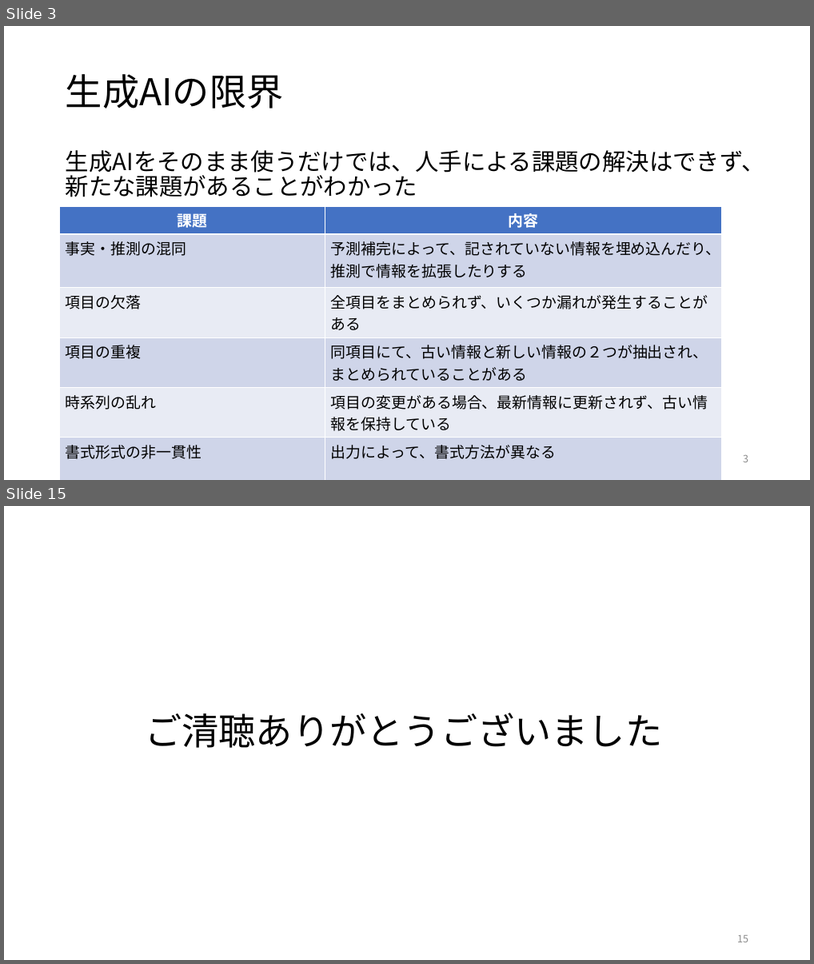
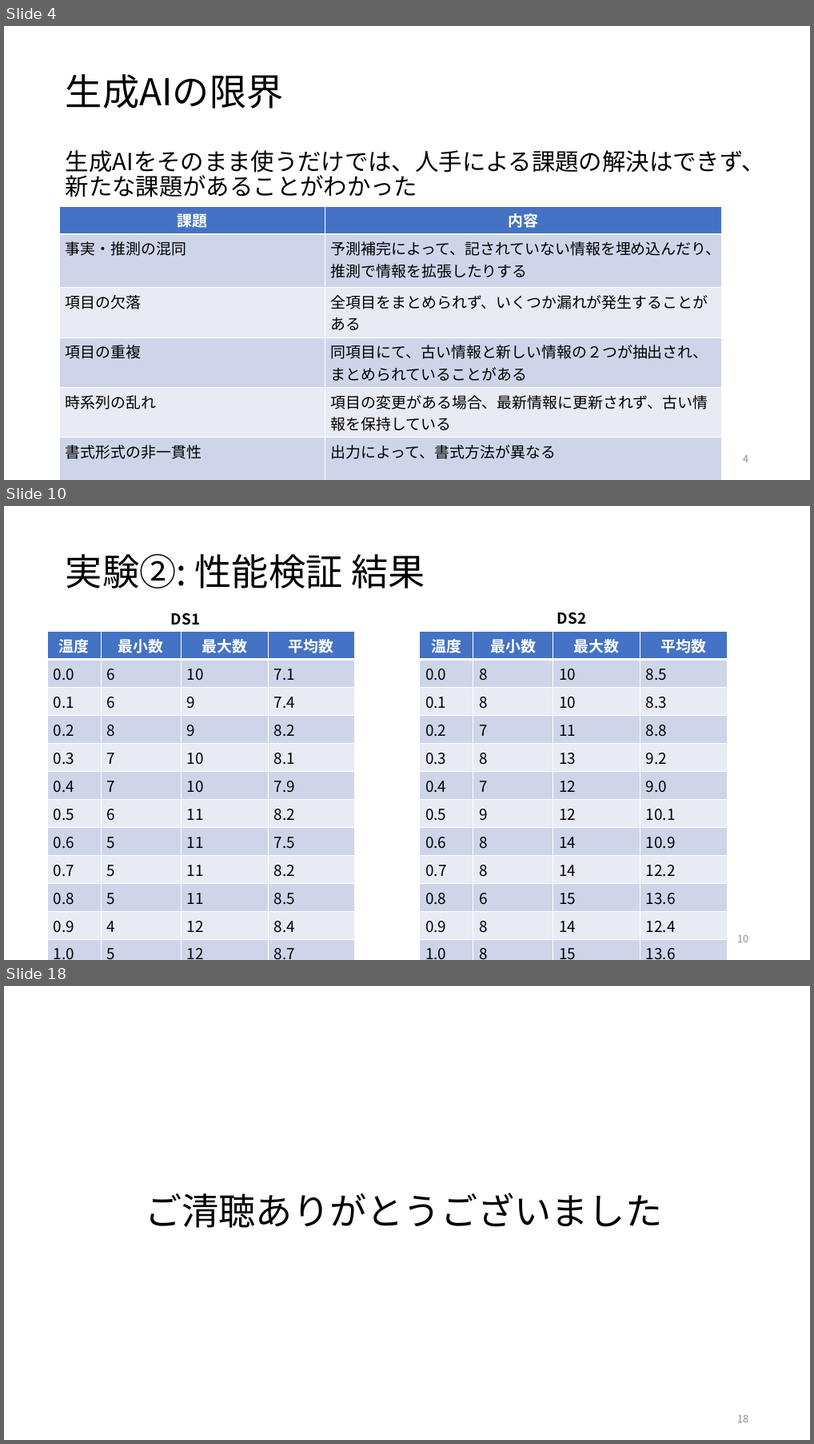
Before and after one commit to RyutoIida/edu, a slide deck: paper/卒論.pptx. Shown one above the other, each under a label of ours: slides 3 and 15 before the commit, slides 4, 10 and 18 after it; the slides between them are not shown. The pictures are 814x964 and 814x1444 pixels, drawn with LibreOffice and Linux fonts; fonts in the diff are those of the drawing. Boxes give left, top, right and bottom in pixels: in the first picture for what was removed or moved away, otherwise in the second. Text is boxed around its words. In the diff, an @@ line names an element or a change of style, - is before the commit and + after.

```diff
--- a/paper/卒論.pptx
+++ b/paper/卒論.pptx
@@ slide 10 added at (x1=4, y1=506, x2=810, y2=960), background #FFFFFF @@
@@ title added at (x1=66, y1=554, x2=425, y2=588), 44 pt, text #000000 @@
+実験②: 性能検証 結果
@@ text added at (x1=171, y1=612, x2=200, y2=625), 18 pt, text #000000, bold @@
+DS1
@@ text added at (x1=558, y1=612, x2=586, y2=624), 18 pt, text #000000, bold @@
+DS2
@@ table added at (x1=47, y1=632, x2=355, y2=960), 12 rows, 4 columns @@
+温度 | 最小数 | 最大数 | 平均数
+0.0 | 6 | 10 | 7.1
+0.1 | 6 | 9 | 7.4
+0.2 | 8 | 9 | 8.2
+0.3 | 7 | 10 | 8.1
+0.4 | 7 | 10 | 7.9
+0.5 | 6 | 11 | 8.2
+0.6 | 5 | 11 | 7.5
+0.7 | 5 | 11 | 8.2
+0.8 | 5 | 11 | 8.5
+0.9 | 4 | 12 | 8.4
+1.0 | 5 | 12 | 8.7
@@ table added at (x1=420, y1=632, x2=727, y2=960), 12 rows, 4 columns @@
+温度 | 最小数 | 最大数 | 平均数
+0.0 | 8 | 10 | 8.5
+0.1 | 8 | 10 | 8.3
+0.2 | 7 | 11 | 8.8
+0.3 | 8 | 13 | 9.2
+0.4 | 7 | 12 | 9.0
+0.5 | 9 | 12 | 10.1
+0.6 | 8 | 14 | 10.9
+0.7 | 8 | 14 | 12.2
+0.8 | 6 | 15 | 13.6
+0.9 | 8 | 14 | 12.4
+1.0 | 8 | 15 | 13.6
@@ page number added at (x1=738, y1=935, x2=749, y2=942), 12 pt, text #8C8C8C @@
+10
@@ what was slide 3 is now slide 4 @@
@@ page number at (x1=743, y1=455, x2=749, y2=462): text changed @@
-3
+4
@@ what was slide 15 is now slide 18 @@
@@ page number at (x1=738, y1=1415, x2=749, y2=1422): text changed @@
-15
+18
```
Also in this commit, not shown: 8 slides changed, 6 other slides added, 4 slides removed.
